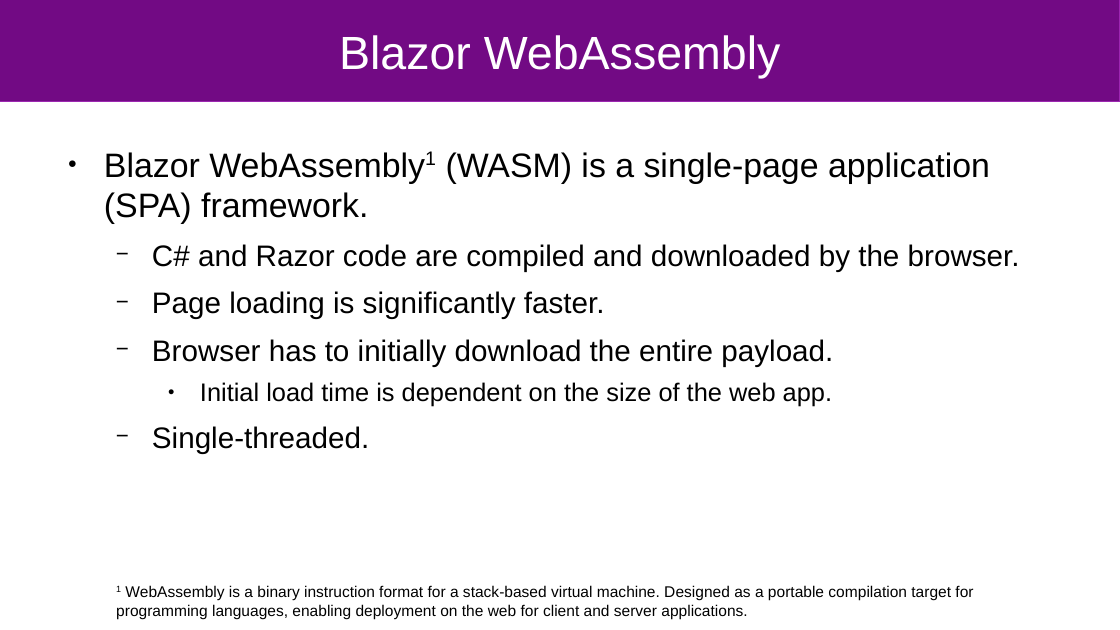
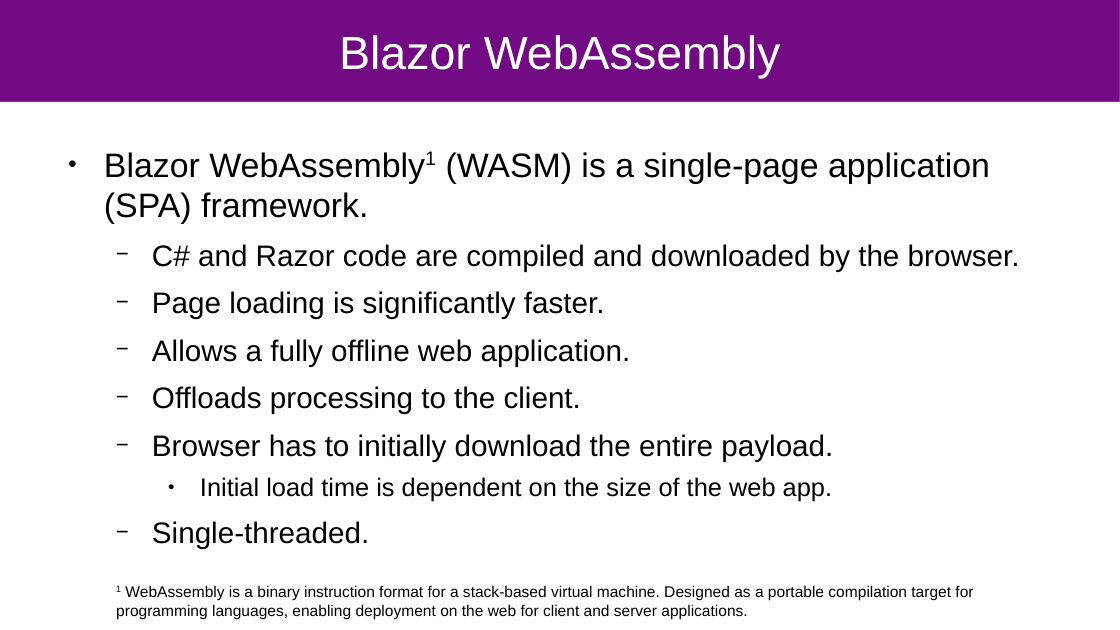
Before and after one commit to wheat32/BlazorTest, a slide deck: slide 4 of blazor_short.odp. Drawn at 1120x630 pixels with LibreOffice and Linux fonts; fonts in the diff are those of the drawing. Boxes give left, top, right and bottom in pixels: in the first picture for what was removed or moved away, otherwise in the second. Text is boxed around its words. In the diff, an @@ line names an element or a change of style, - is before the commit and + after.

```diff
--- a/blazor_short.odp
+++ b/blazor_short.odp
@@ text at (152, 339, 631, 414): paragraphs added @@
+  − Allows a fully offline web application.
+  − Offloads processing to the client.
```
Also in this commit, not shown: 2 other slides changed.
